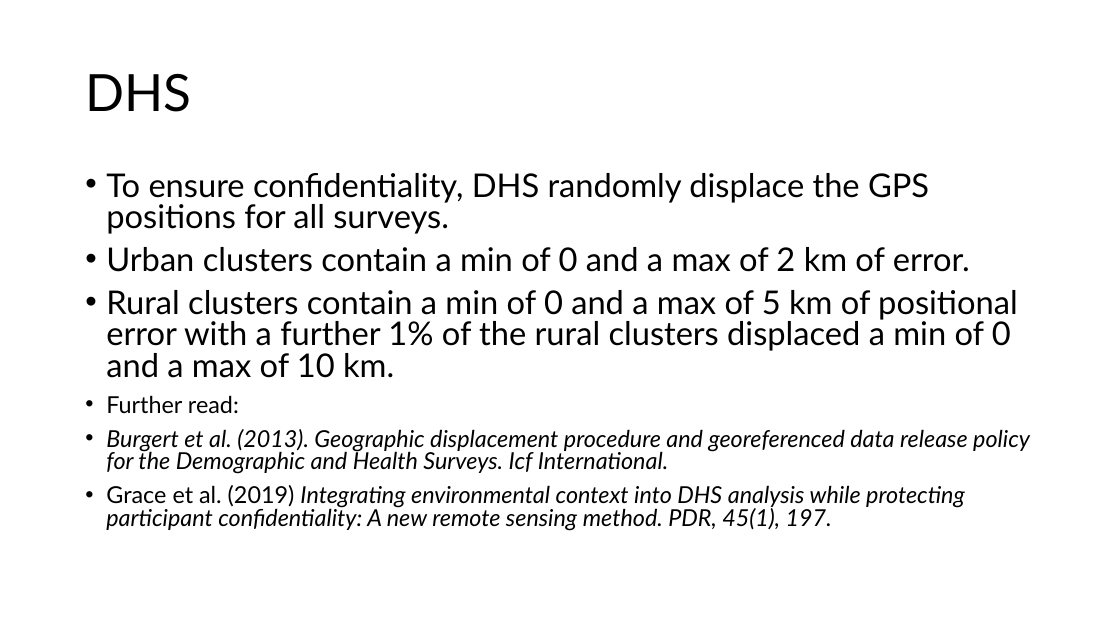
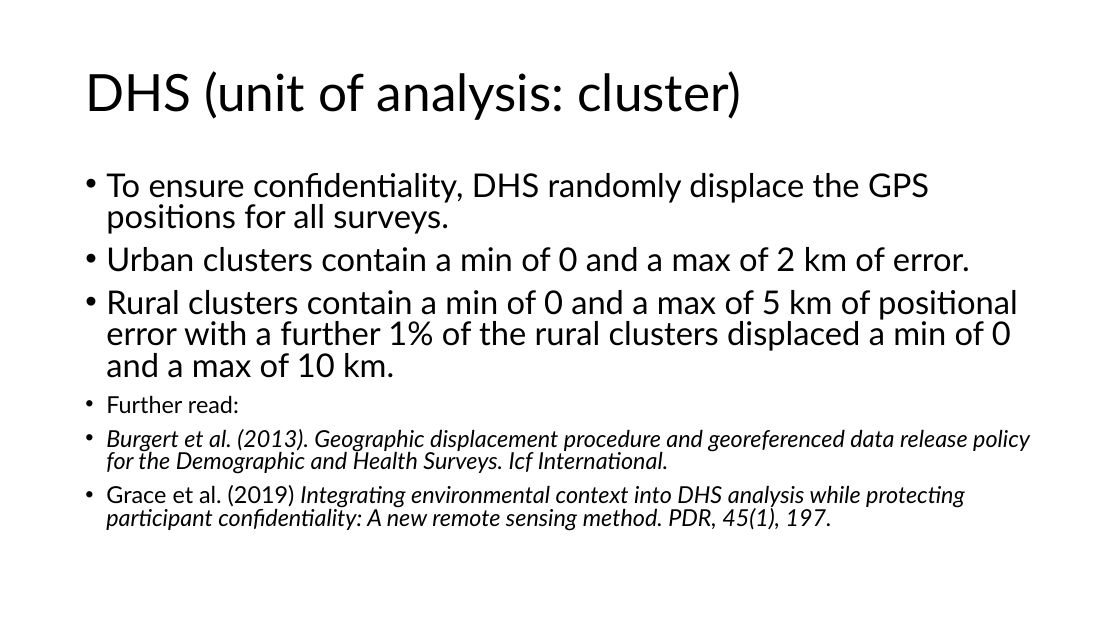
Before and after one commit to szkaifeng/ClimateDataIntro, a slide deck: slide 20 of Climate Data Introduction.pptx. Drawn at 1120x630 pixels with LibreOffice and Linux fonts; fonts in the diff are those of the drawing. Boxes give left, top, right and bottom in pixels: in the first picture for what was removed or moved away, otherwise in the second. Text is boxed around its words. In the diff, an @@ line names an element or a change of style, - is before the commit and + after.

```diff
--- a/Climate Data Introduction.pptx
+++ b/Climate Data Introduction.pptx
@@ title at (85,71,742,120): text changed @@
-DHS
+DHS (unit of analysis: cluster)
```
Also in this commit, not shown: 11 other slides changed.
